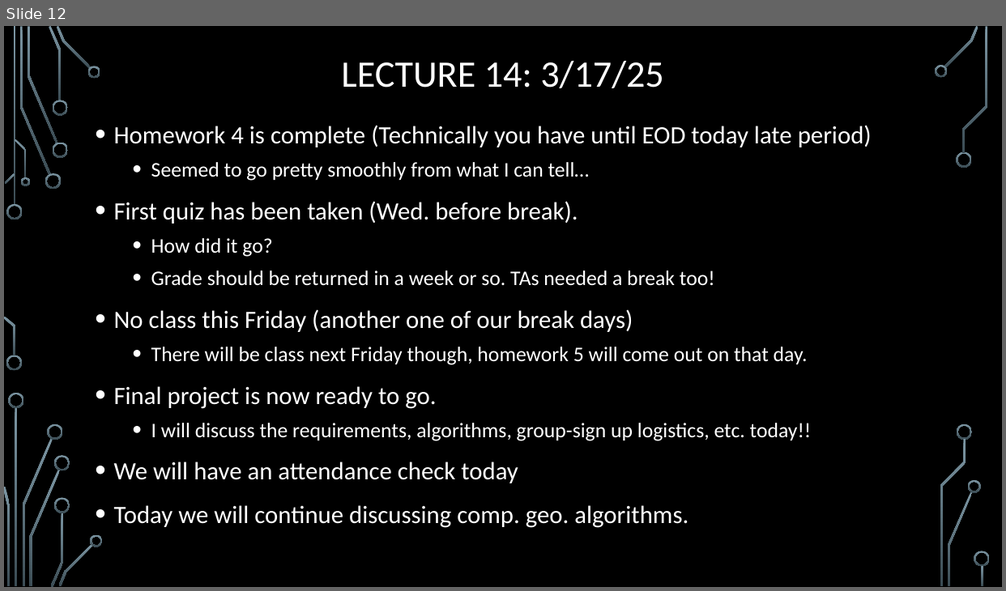
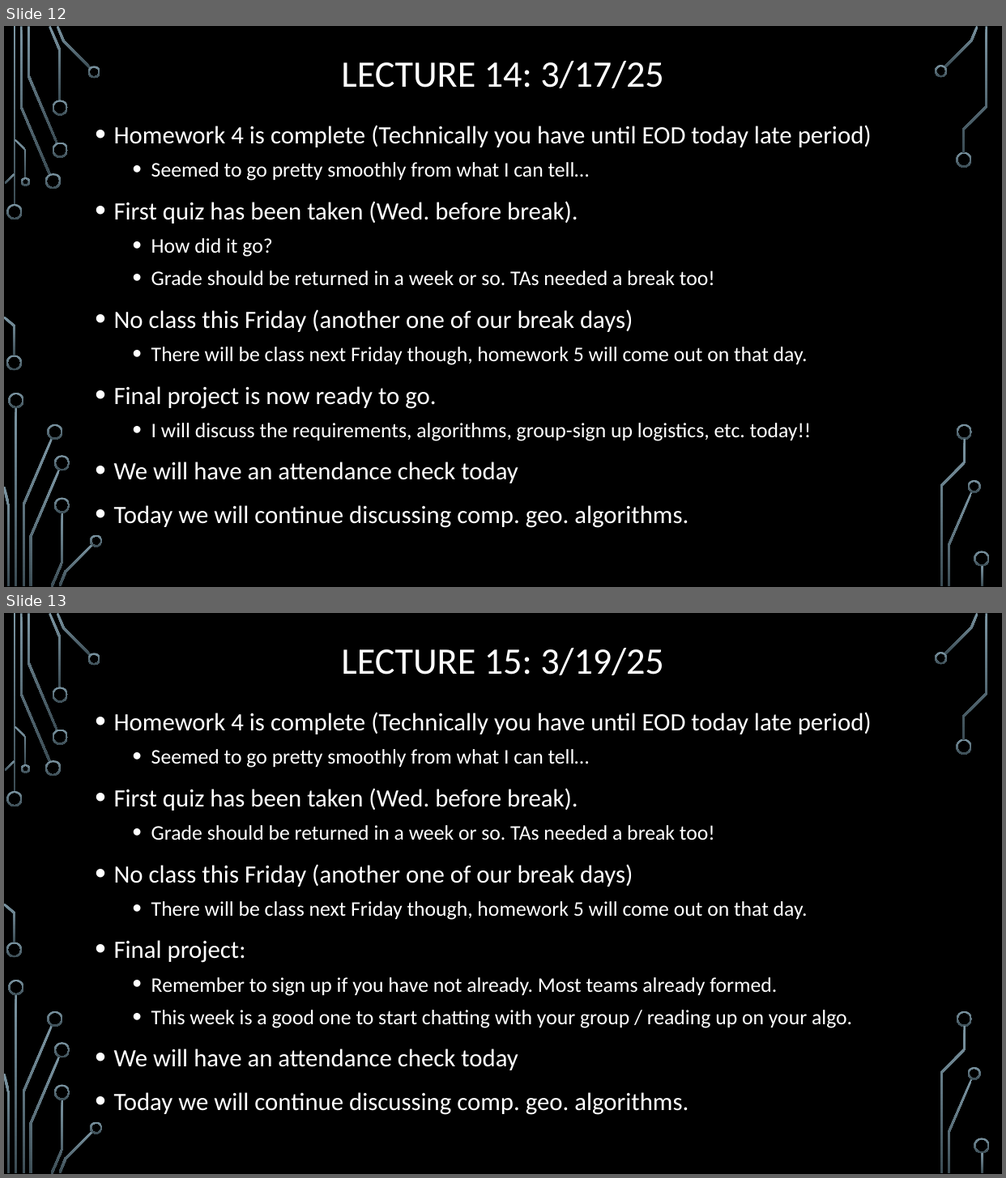
Before and after one commit to janiceeguo/advAlgo, a slide deck: slides/00-DailyAnnouncements.pptx. Shown one above the other, each under a label of ours: slide 12 before the commit, slides 12 and 13 after it. The pictures are 1006x591 and 1006x1178 pixels, drawn with LibreOffice and Linux fonts; fonts in the diff are those of the drawing; background and template pictures are left out. Boxes give left, top, right and bottom in pixels: in the first picture for what was removed or moved away, otherwise in the second. Text is boxed around its words. In the diff, an @@ line names an element or a change of style, - is before the commit and + after.

```diff
--- a/slides/00-DailyAnnouncements.pptx
+++ b/slides/00-DailyAnnouncements.pptx
@@ slide 13 added at [4,613,1002,1174], background picture (left out); not listed: 36 template elements that a slide beside it also shows @@
@@ title added at [341,648,664,675], 36 pt, text #FFFFFF @@
+LECTURE 15: 3/19/25
@@ text added at [114,712,872,1115], 20 pt, text #FFFFFF @@
+• Homework 4 is complete (Technically you have until EOD today late period)
+  • Seemed to go pretty smoothly from what I can tell…
+• First quiz has been taken (Wed. before break).
+  • Grade should be returned in a week or so. TAs needed a break too!
+• No class this Friday (another one of our break days)
+  • There will be class next Friday though, homework 5 will come out on that day.
+• Final project:
+  • Remember to sign up if you have not already. Most teams already formed.
+  • This week is a good one to start chatting with your group / reading up on your algo.
+• We will have an attendance check today
+• Today we will continue discussing comp. geo. algorithms.
```
Also in this commit, not shown: 1 other file.
